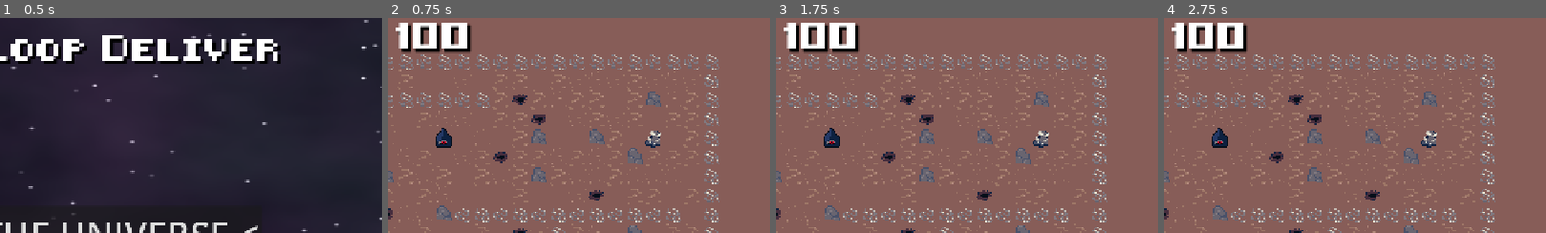
Above: before the commit, frames 1-4 (left to right).
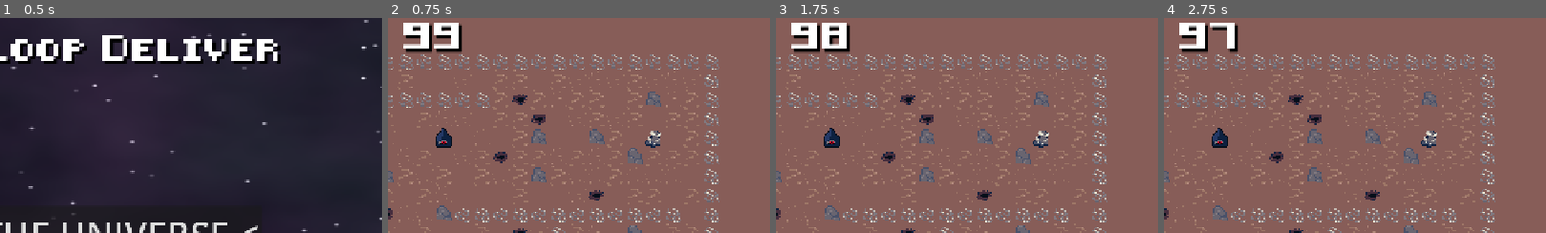
Above: after the commit, the same moments.

Repository: GameAISchool2026members/GloopGloopDelivery
Game: Godot game, scene res://menu/menu.tscn
Two runs of this game, one before a commit and one after it. Both use one fixed random seed, a clock stepped at 60 frames per second and the inputs below.
Inputs (mouse positions are % of the whole screen's width and height, from its top left):
- Up to frame 1 (0.5 s): no input
- Up to frame 2 (0.75 s): click "> ENTER THE UNIVERSE <" at 0.5 s
- Up to frame 3 (1.75 s): move the mouse to (72, 45) at 1.27 s; hold D (right) from 1.28 s (still down); tap Space (interact) at 1.35 s; click (72, 45) at 1.42 s
- Up to frame 4 (2.75 s): tap Enter at 2 s; move the mouse to (30, 55) at 2.02 s; release D (right) at 2.03 s; hold S (down) from 2.03 s (still down); tap Space (interact) at 2.1 s
The pictures show only the part of the screen within x 44-94%, y 0-50%; the shares and areas given below are measured in that part.

Frame 1 is identical in both runs. In frame 2, 2.0% of the frame differs, in the area x 2-22%, y 2-17%; in frame 3, 2.0%; in frame 4, 2.2%.

Commit message:
Gamemanager connects to item collected signal

Diff:
--- a/game/game.tscn
+++ b/game/game.tscn
@@ -4,9 +4,14 @@
 [ext_resource type="Script" uid="uid://c88igffmy7cfq" path="res://game/game_manager.gd" id="1_vasa2"]
 [ext_resource type="Script" uid="uid://ctek3ueshgrhr" path="res://game/gui.gd" id="2_4fuuu"]
 [ext_resource type="Script" uid="uid://bydlo2gs47d03" path="res://game/objectives_manager.gd" id="2_dxrkv"]
+[ext_resource type="Script" uid="uid://b15niow2uxp3x" path="res://items/item.gd" id="4_qf6n1"]
 [ext_resource type="PackedScene" uid="uid://dxv44t1na7jg0" path="res://terrain/terrain.tscn" id="5_u5opy"]
+[ext_resource type="Resource" uid="uid://byf1vmw0qh5t2" path="res://items/iron_ore/iron_ore.tres" id="5_vsp63"]
+[ext_resource type="Resource" uid="uid://ow48chmijww0" path="res://items/gold_ore/gold_ore.tres" id="6_b686c"]
 [ext_resource type="PackedScene" uid="uid://ckudr8chj1kgo" path="res://players/human/human_player.tscn" id="6_dakft"]
 [ext_resource type="PackedScene" uid="uid://b8b8erpuqqxvy" path="res://players/robot/robot_player.tscn" id="6_u5opy"]
+[ext_resource type="Texture2D" uid="uid://cou4f4vm2vryj" path="res://items/iron_bar/iron_bar.png" id="7_hb504"]
+[ext_resource type="Resource" uid="uid://dxt8iedfy4cje" path="res://items/gold_bar/gold_bar.tres" id="8_ee6o4"]
 
 [sub_resource type="LabelSettings" id="LabelSettings_vasa2"]
 font = ExtResource("1_l1rk1")
@@ -14,6 +19,11 @@
 shadow_size = 2
 shadow_color = Color(0, 0, 0, 1)
 shadow_offset = Vector2(5, 5)
+
+[sub_resource type="Resource" id="Resource_4cobl"]
+script = ExtResource("4_qf6n1")
+texture = ExtResource("7_hb504")
+metadata/_custom_type_script = "uid://b15niow2uxp3x"
 
 [node name="Game" type="Node2D" unique_id=1353891694]
 
@@ -51,6 +61,12 @@
 
 [node name="GameManager" type="Node2D" parent="." unique_id=385739205 node_paths=PackedStringArray("human_player", "robot_player", "terrain", "objectives_manager")]
 script = ExtResource("1_vasa2")
+score_table = Dictionary[ExtResource("4_qf6n1"), int]({
+ExtResource("5_vsp63"): 1,
+ExtResource("6_b686c"): 2,
+SubResource("Resource_4cobl"): 5,
+ExtResource("8_ee6o4"): 10
+})
 human_player = NodePath("../Players/HumanPlayer")
 robot_player = NodePath("../Players/RobotPlayer")
 terrain = NodePath("../Environment/Terrain")
--- a/game/game_manager.gd
+++ b/game/game_manager.gd
@@ -3,11 +3,13 @@
 @onready var gui : GameGUI = $"../CanvasLayer/GUI"
 
 @export var game_length :float = 100
+@export var score_table: Dictionary[Item, int]
 
 @export var human_player : Player
 @export var robot_player : Player
 @export var terrain : Terrain
 @export var objectives_manager : ObjectivesManager
+
 
 var score : float = 0
 var timer : float = 0
@@ -15,12 +17,19 @@
 enum State { START, GAME, END }
 var state : State = State.START
 
+func _signal_bus_item_collected(item: Item) -> void:
+	print("score!")
+	var points = score_table[item]
+	score += points
+
 func _enter_tree() -> void:
 	terrain.generate()
 
 # Called when the node enters the scene tree for the first time.
 func _ready() -> void:
 	_start_game()
+	SignalBus.item_collected.connect(_signal_bus_item_collected)
+	state = State.GAME
 
 func _start_game() -> void:
 	timer = game_length
